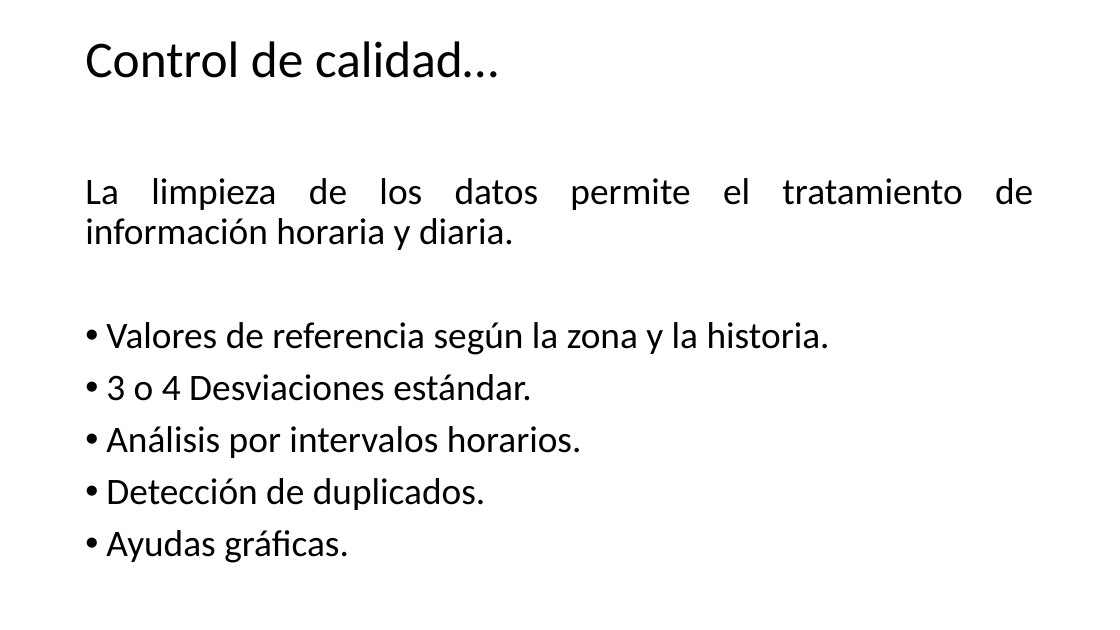
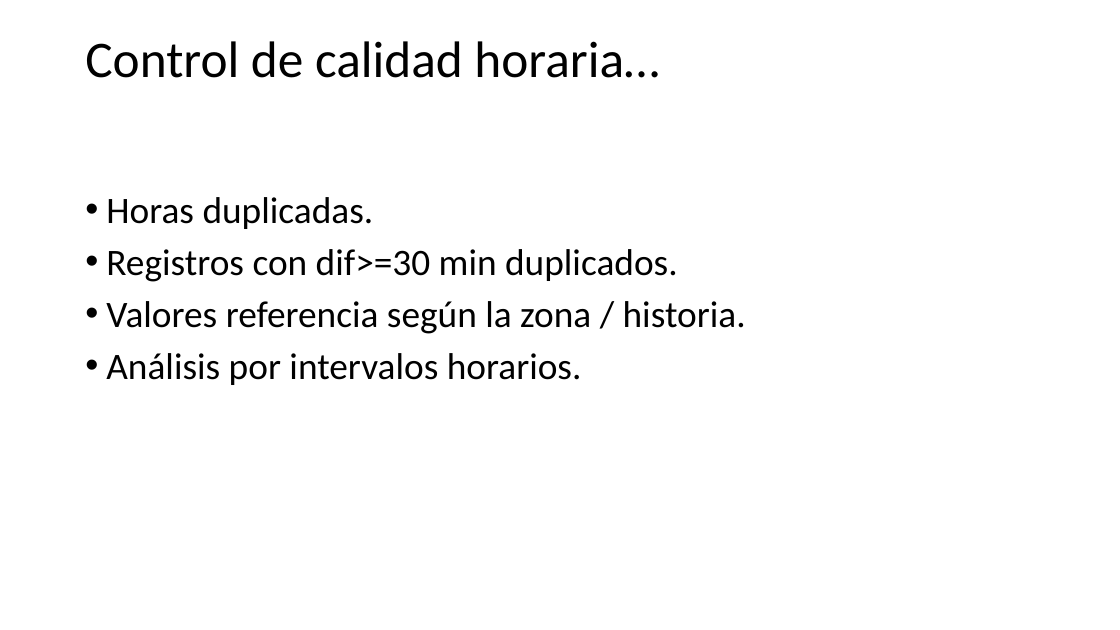
Before and after one commit to victor1130/Scripts_Clima, a slide deck: slide 9 of Tratamiento de datos climáticos.pptx. Drawn at 1120x630 pixels with LibreOffice and Linux fonts; fonts in the diff are those of the drawing. Boxes give left, top, right and bottom in pixels: in the first picture for what was removed or moved away, otherwise in the second. Text is boxed around its words. In the diff, an @@ line names an element or a change of style, - is before the commit and + after.

```diff
--- a/Tratamiento de datos climáticos.pptx
+++ b/Tratamiento de datos climáticos.pptx
@@ title at box(85, 41, 659, 78): text changed @@
-Control de calidad…
+Control de calidad horaria…
@@ text "Horas duplicadas.": place and size @@
-text "Horas duplicadas." at box(85, 178, 1033, 563)
+text "Horas duplicadas." at box(106, 197, 746, 385)
@@ text at box(106, 197, 746, 334): text changed @@
-La limpieza de los datos permite el tratamiento de información horaria y diaria.
-• Valores de referencia según la zona y la historia.
-• 3 o 4 Desviaciones estándar.
+• Horas duplicadas.
+• Registros con dif>=30 min duplicados.
+• Valores referencia según la zona / historia.
@@ text at box(106, 478, 486, 563): paragraphs removed @@
-• Detección de duplicados.
-• Ayudas gráficas.
```
Also in this commit, not shown: 11 other slides changed, 3 slides added, 1 slide removed, 3 other files.
